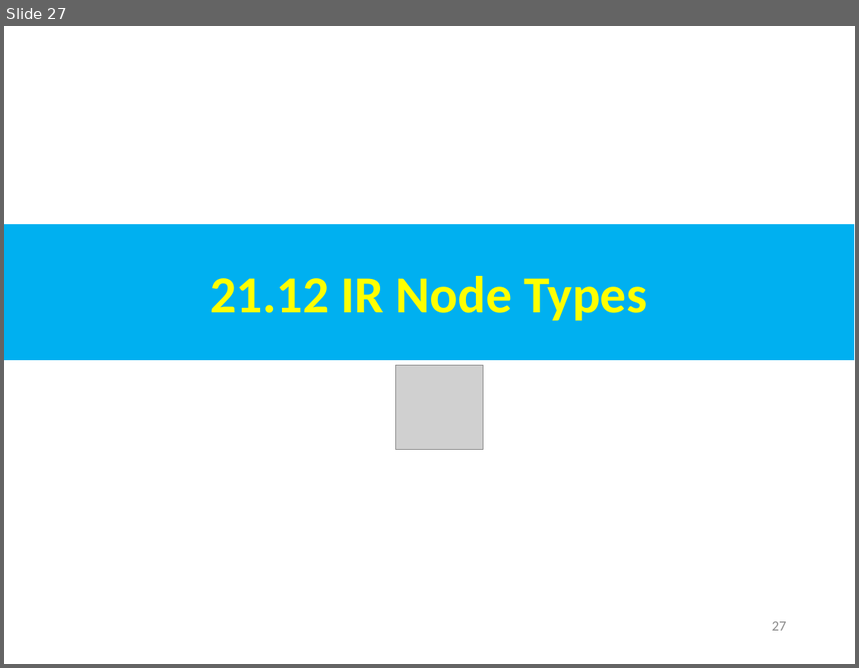
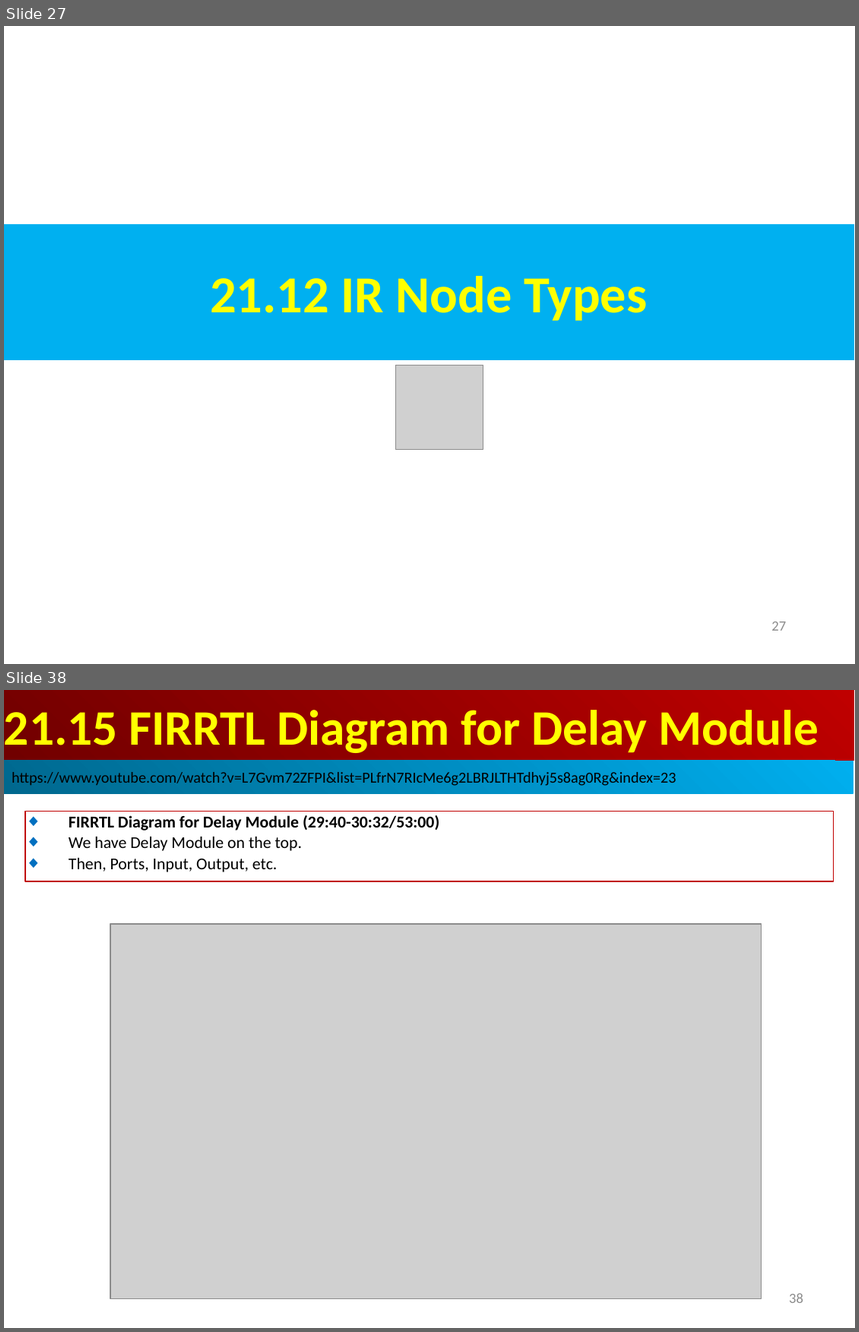
Before and after one commit to peterhchen/AIU_CS800_Chisel, a slide deck: 500_UCSC_HWD/021_FIRRTL/000_Video/021.FIRRTL.ppt. Shown one above the other, each under a label of ours: slide 27 before the commit, slides 27 and 38 after it; the slides between them are not shown. The pictures are 859x668 and 859x1332 pixels, drawn with LibreOffice and Linux fonts; fonts in the diff are those of the drawing; grey boxes stand for pictures. Boxes give left, top, right and bottom in pixels: in the first picture for what was removed or moved away, otherwise in the second. Text is boxed around its words. In the diff, an @@ line names an element or a change of style, - is before the commit and + after.

```diff
--- a/500_UCSC_HWD/021_FIRRTL/000_Video/021.FIRRTL.ppt
+++ b/500_UCSC_HWD/021_FIRRTL/000_Video/021.FIRRTL.ppt
@@ slide 38 added at (4,690,855,1328), background #FFFFFF @@
@@ rectangle added at (4,690,854,761), fill gradient #BF0000 to #710000, 42 pt, text #FFFF00, bold @@
+21.15 FIRRTL Diagram for Delay Module
@@ rectangle added at (4,761,854,794), fill gradient #00AFEF to #00688E, 13 pt, text #000000 @@
+https://www.youtube.com/watch?v=L7Gvm72ZFPI&list=PLfrN7RIcMe6g2LBRJLTHTdhyj5s8ag0Rg&index=23
@@ rectangle added at (25,811,834,882), outline #C00000 0.74 pt, 14 pt, text #000000 @@
+◆ FIRRTL Diagram for Delay Module (29:40-30:32/53:00)
+◆ We have Delay Module on the top.
+◆ Then, Ports, Input, Output, etc.
@@ picture added at (110,924,762,1300) @@
@@ page number added at (789,1293,804,1303), 12 pt, text #8B8B8B @@
+38
```
Also in this commit, not shown: 1 slide changed, 21 other slides added.
